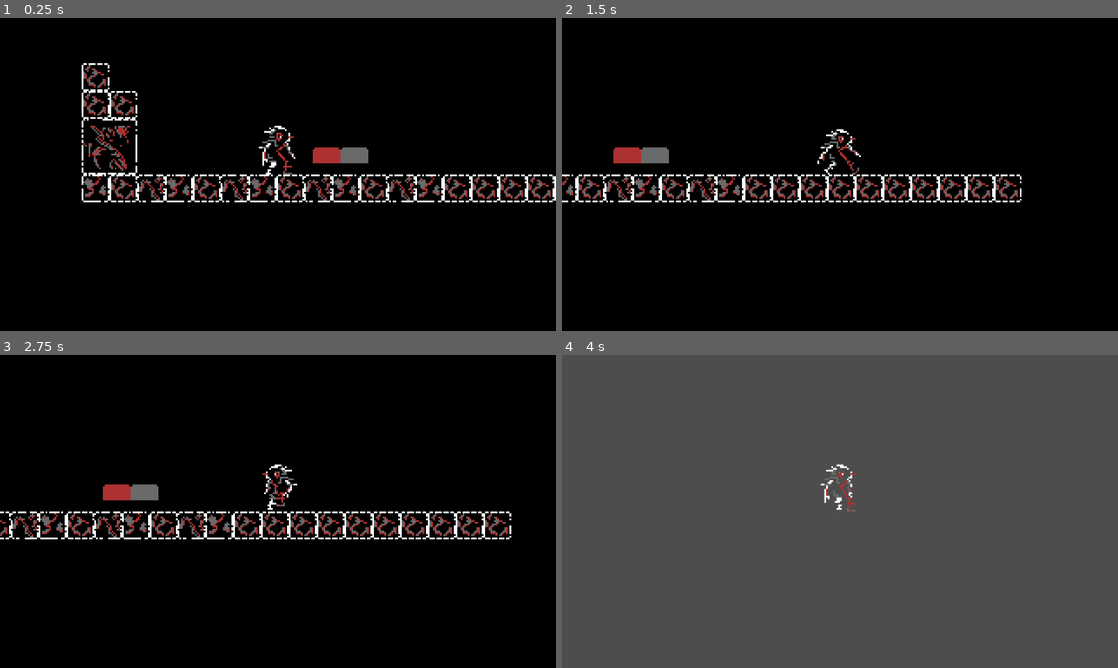
Above: before the commit, frames 1-4 (two rows, left to right).
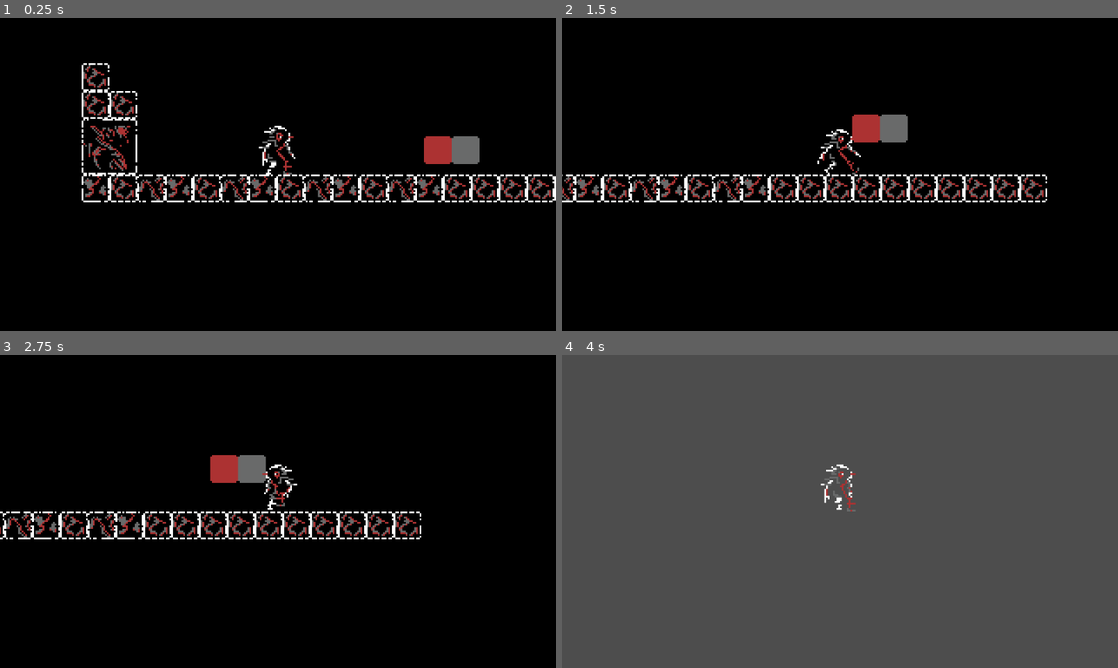
Above: after the commit, the same moments.

Repository: SaimelTheDaimel/Painter
Game: Godot game, scene res://scenes/level.tscn
Same seed, same stepped clock (60 frames per second), same inputs: the game is played once before the commit and once after it.
Inputs:
- Up to frame 1 (0.25 s): no input
- Up to frame 2 (1.5 s): hold D (move_right) from 0.53 s (still down); tap Space (jump) at 0.77 s
- Up to frame 3 (2.75 s): tap Space (jump) at 1.52 s; release D (move_right) at 2.03 s; hold A (move_left) from 2.03 s (still down)
- Up to frame 4 (4 s): release A (move_left) at 2.78 s; hold D (move_right) from 2.78 s (still down); tap Space (jump) at 3.02, 3.77 s

The runs differ from the first frame. In frame 1, 1.4% of the frame differs, in the area x 56-87%, y 37-47%; in frame 2, 5.8%; in frame 3, 6.0%, in the area x 0-92%, y 32-59%; in frame 4, nothing differs.

Commit message:
I managed to get a platform moving, what a success

Diff:
--- a/project.godot
+++ b/project.godot
@@ -14,6 +14,10 @@
 run/main_scene="uid://b3g0kd6jmcmfj"
 config/features=PackedStringArray("4.4", "Forward Plus")
 config/icon="res://icon.svg"
+
+[autoload]
+
+Signals="*res://scripts/signals.gd"
 
 [display]
 
--- a/scenes/level.tscn
+++ b/scenes/level.tscn
@@ -1,10 +1,11 @@
-[gd_scene load_steps=10 format=4 uid="uid://b3g0kd6jmcmfj"]
+[gd_scene load_steps=13 format=4 uid="uid://b3g0kd6jmcmfj"]
 
 [ext_resource type="PackedScene" uid="uid://diuc423fb3na1" path="res://scenes/player.tscn" id="1_2q6dc"]
+[ext_resource type="Script" uid="uid://drljerdy4m182" path="res://scripts/level.gd" id="1_2r41h"]
 [ext_resource type="Texture2D" uid="uid://kkkd0o4goi48" path="res://assets/Tiles.png" id="1_w7c3h"]
 [ext_resource type="Texture2D" uid="uid://cei23ytxwpygc" path="res://assets/BackgroundBlack.png" id="1_w8frs"]
 [ext_resource type="Script" uid="uid://bqvf6ux7sqod8" path="res://scripts/player.gd" id="4_mx8sn"]
-[ext_resource type="PackedScene" uid="uid://doowli6hjfsco" path="res://scenes/red_platform.tscn" id="5_ppgk2"]
+[ext_resource type="Script" uid="uid://c2bmo8duci0s8" path="res://scripts/path_2d.gd" id="6_klq6b"]
 
 [sub_resource type="TileSetAtlasSource" id="TileSetAtlasSource_mx8sn"]
 texture = ExtResource("1_w8frs")
@@ -144,7 +145,17 @@
 physics_layer_1/collision_layer = 1
 sources/0 = SubResource("TileSetAtlasSource_w8frs")
 
+[sub_resource type="Curve2D" id="Curve2D_mx8sn"]
+_data = {
+"points": PackedVector2Array(0, 0, 0, 0, 2079, 215, 0, 0, 0, 0, 2182, 193)
+}
+point_count = 2
+
+[sub_resource type="RectangleShape2D" id="RectangleShape2D_ppgk2"]
+size = Vector2(32, 16)
+
 [node name="Level" type="Node2D"]
+script = ExtResource("1_2r41h")
 
 [node name="BlackBackground" type="TileMapLayer" parent="."]
 tile_map_data = PackedByteArray("AAD3//n/AAAGAAcAAAD3//r/AAAFAAAAAAD3//v/AAAFAAEAAAD3//z/AAAFAAIAAAD4//n/AAAHAAcAAAD4// …(80432 unchanged characters)…
@@ -161,7 +172,22 @@
 
 [node name="Camera2D" type="Camera2D" parent="Player"]
 
-[node name="Path2D" parent="." instance=ExtResource("5_ppgk2")]
-position = Vector2(97, 30)
+[node name="Path2D" type="Path2D" parent="."]
+position = Vector2(-1918, -188)
+curve = SubResource("Curve2D_mx8sn")
+script = ExtResource("6_klq6b")
 
-[editable path="Path2D"]
+[node name="PathFollow2D" type="PathFollow2D" parent="Path2D"]
+position = Vector2(2079, 215)
+rotates = false
+
+[node name="StaticBody2D" type="StaticBody2D" parent="Path2D/PathFollow2D"]
+metadata/_edit_group_ = true
+
+[node name="Sprite2D" type="Sprite2D" parent="Path2D/PathFollow2D/StaticBody2D"]
+texture = ExtResource("1_w7c3h")
+region_enabled = true
+region_rect = Rect2(32, 0, 32, 16)
+
+[node name="CollisionShape2D" type="CollisionShape2D" parent="Path2D/PathFollow2D/StaticBody2D"]
+shape = SubResource("RectangleShape2D_ppgk2")
--- /dev/null
+++ b/scripts/level.gd
@@ -0,0 +1,6 @@
+extends Node2D
+
+@onready var path_2d: Path2D = $Path2D
+
+func _ready() -> void:
+	Signals.player_moves.connect(path_2d.move_block)
--- /dev/null
+++ b/scripts/path_2d.gd
@@ -0,0 +1,6 @@
+extends Path2D
+
+@onready var path_follow: PathFollow2D = $PathFollow2D
+
+func move_block(dir):
+	path_follow.progress_ratio += 0.01 * dir
--- a/scripts/player.gd
+++ b/scripts/player.gd
@@ -20,9 +20,11 @@
 		animated_sprite.play("run")
 		animated_sprite.flip_h = direction < 0
 		velocity.x = direction * SPEED
+		Signals.player_moves.emit(direction)
 	else:
 		animated_sprite.play("idle")
 		velocity.x = 0
+		Signals.player_moves.emit(direction)
 
 	velocity += get_gravity() * delta
 	move_and_slide()
--- /dev/null
+++ b/scripts/signals.gd
@@ -0,0 +1,3 @@
+extends Node
+
+signal player_moves(direction: int)
Not shown, added: scripts/level.gd.uid
Not shown, added: scripts/path_2d.gd.uid
Not shown, added: scripts/signals.gd.uid
